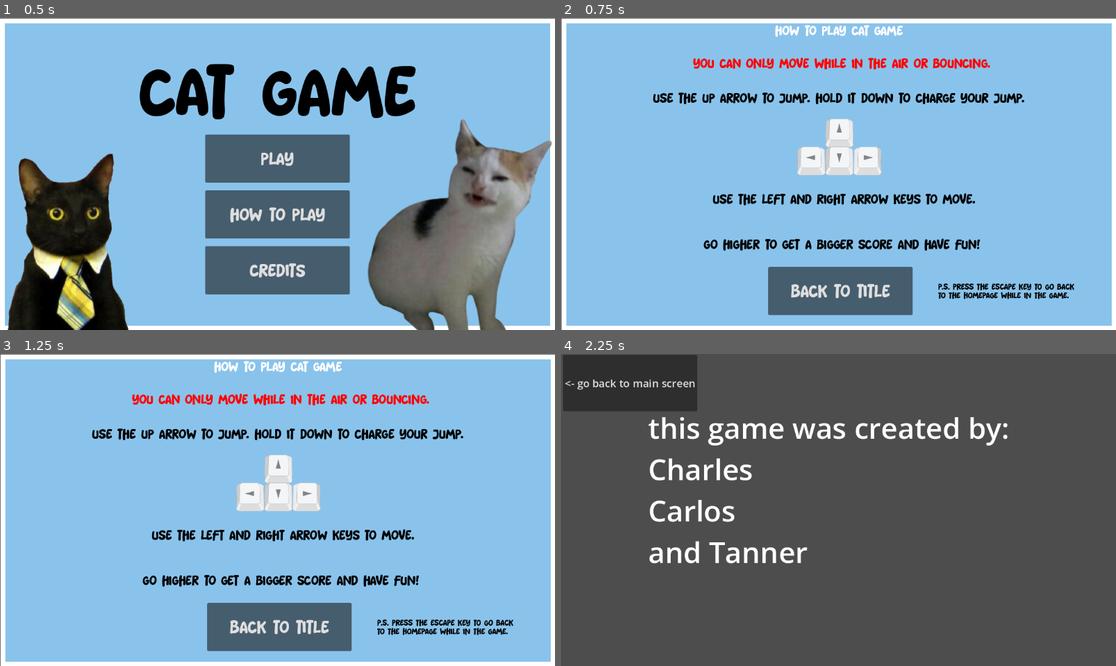
Above: before the commit, frames 1-4 (two rows, left to right).
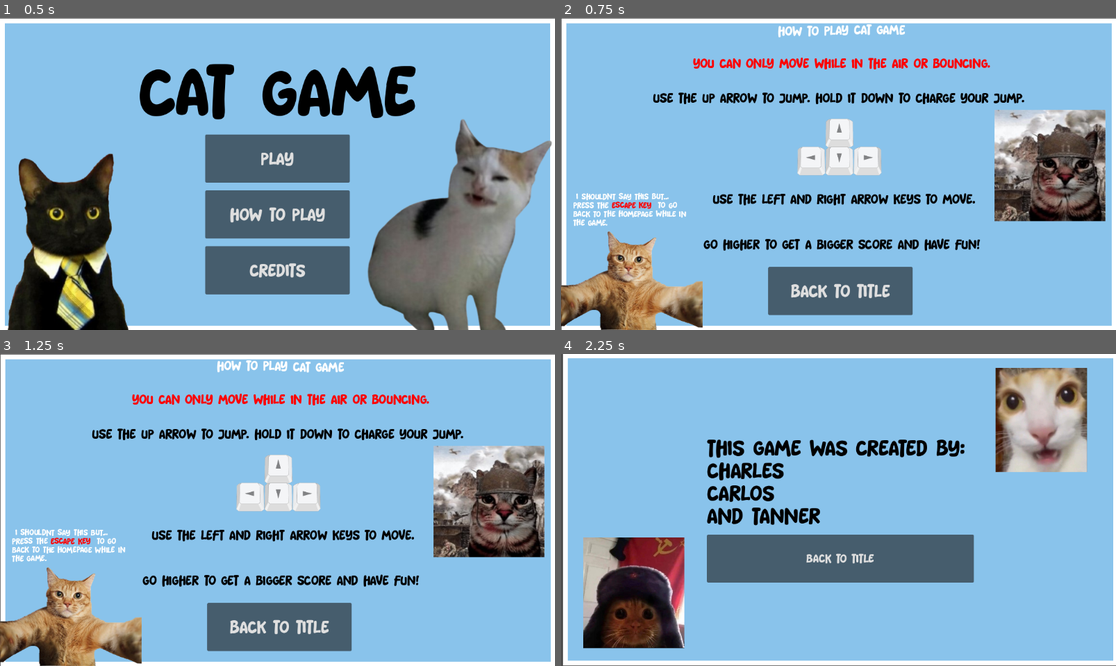
Above: after the commit, the same moments.

Repository: 5hr3kY/Kit-Fight
Game: Godot game, scene res://Scenes/title_screen.tscn
Same seed, same stepped clock (60 frames per second), same inputs: the game is played once before the commit and once after it.
Inputs:
- Up to frame 1 (0.5 s): no input
- Up to frame 2 (0.75 s): click "How to Play" at 0.5 s
- Up to frame 3 (1.25 s): no input
- Up to frame 4 (2.25 s): click "Back to Title" at 1.25 s; click "Credits" at 2 s

Frame 1 is identical in both runs. In frame 2, 14% of the frame differs, in the area x 0-99%, y 2-100%; in frame 3, 14%; in frame 4, 99%, in the area x 0-100%, y 0-100%.

Commit message:
Last minute stuff (looks)

Diff:
--- a/kit-fight/Scenes/credits.tscn
+++ b/kit-fight/Scenes/credits.tscn
@@ -1,6 +1,9 @@
 [gd_scene format=3 uid="uid://3psbcfxmendn"]
 
+[ext_resource type="Theme" uid="uid://cgtnpiy2qa11x" path="res://UI stuff/theme.tres" id="1_gryuy"]
 [ext_resource type="Script" uid="uid://bi5k2e82bsb33" path="res://Scenes/button.gd" id="1_r18jl"]
+[ext_resource type="Texture2D" uid="uid://yx1qrnicvurd" path="res://Assets/cat in russia.jpg" id="3_ccovl"]
+[ext_resource type="Texture2D" uid="uid://b6g26j2prf6bp" path="res://Assets/suprised cat.jpg" id="4_1bamb"]
 
 [node name="Credits" type="Control" unique_id=1098141035]
 layout_mode = 3
@@ -14,29 +17,52 @@
 grow_vertical = 2
 pivot_offset = Vector2(575, 291)
 
-[node name="Label" type="Label" parent="." unique_id=437009308]
+[node name="PanelContainer" type="PanelContainer" parent="." unique_id=1969357955]
 layout_mode = 1
 anchors_preset = -1
-anchor_right = 0.94000006
-anchor_bottom = 0.20700002
-offset_left = 611.0
-offset_top = 324.0
-offset_right = 294.11987
-offset_bottom = 530.864
-theme_override_font_sizes/font_size = 60
-text = "this game was created by:
+anchor_left = 0.377
+anchor_top = 0.32700002
+anchor_right = 1.3770001
+anchor_bottom = 1.327
+offset_left = -0.3040161
+offset_top = 0.10398865
+offset_right = -0.30407715
+offset_bottom = 0.104003906
+grow_horizontal = 2
+grow_vertical = 2
+theme = ExtResource("1_gryuy")
+
+[node name="VBoxContainer" type="VBoxContainer" parent="PanelContainer" unique_id=532687788]
+layout_mode = 2
+size_flags_horizontal = 4
+size_flags_vertical = 4
+
+[node name="Label" type="RichTextLabel" parent="PanelContainer/VBoxContainer" unique_id=80991148]
+layout_mode = 2
+theme_override_font_sizes/normal_font_size = 40
+text = "This game was created by:
 Charles
 Carlos
 and Tanner"
+fit_content = true
+autowrap_mode = 0
 
-[node name="Button" type="Button" parent="Label" unique_id=420178939]
-layout_mode = 0
-offset_left = -177.0
-offset_top = -109.0
-offset_right = 102.0
-offset_bottom = 8.0
+[node name="Button" type="Button" parent="PanelContainer/VBoxContainer" unique_id=420178939]
+custom_minimum_size = Vector2(300, 100)
+layout_mode = 2
+theme = ExtResource("1_gryuy")
 theme_override_font_sizes/font_size = 22
-text = "<- go back to main screen"
+text = "Back to Title"
 script = ExtResource("1_r18jl")
 
-[connection signal="pressed" from="Label/Button" to="Label/Button" method="_on_pressed"]
+[node name="CatInRussia" type="Sprite2D" parent="PanelContainer/VBoxContainer" unique_id=587823825]
+position = Vector2(-152, 325)
+scale = Vector2(0.3, 0.3)
+texture = ExtResource("3_ccovl")
+
+[node name="SuprisedCat" type="Sprite2D" parent="PanelContainer/VBoxContainer" unique_id=527449478]
+position = Vector2(694, -33.999996)
+scale = Vector2(0.2, 0.2)
+texture = ExtResource("4_1bamb")
+
+[connection signal="pressed" from="PanelContainer/VBoxContainer/Button" to="PanelContainer/VBoxContainer/Button" method="_on_pressed"]
--- a/kit-fight/Scenes/how_to_play.tscn
+++ b/kit-fight/Scenes/how_to_play.tscn
@@ -3,7 +3,9 @@
 [ext_resource type="FontFile" uid="uid://b1sywxaa5e0gf" path="res://UI stuff/Matcha Style.ttf" id="1_dlnx3"]
 [ext_resource type="Texture2D" uid="uid://7ci7ldikaw00" path="res://Assets/arrow_key-removebg-preview.png" id="1_hl01w"]
 [ext_resource type="Script" uid="uid://bi5k2e82bsb33" path="res://Scenes/button.gd" id="1_wpr6w"]
+[ext_resource type="Texture2D" uid="uid://c61cimv8irmbt" path="res://Assets/cat_screenie-removebg-preview.png" id="2_7d32w"]
 [ext_resource type="Theme" uid="uid://cgtnpiy2qa11x" path="res://UI stuff/theme.tres" id="2_lonyb"]
+[ext_resource type="Texture2D" uid="uid://dd53aemj8x5de" path="res://Assets/War-Cat.jpg" id="5_i0xi1"]
 
 [sub_resource type="Theme" id="Theme_dlnx3"]
 default_font = ExtResource("1_dlnx3")
@@ -49,10 +51,16 @@
 layout_mode = 2
 size_flags_horizontal = 4
 size_flags_vertical = 4
-text = "How to Play Cat Game
+bbcode_enabled = true
+text = "[wave] How to Play Cat Game
 "
 fit_content = true
 autowrap_mode = 0
+
+[node name="CatScreenieRemovebgPreview" type="Sprite2D" parent="PanelContainer/VBoxContainer" unique_id=888361486]
+position = Vector2(-295, 487)
+scale = Vector2(0.6, 0.6)
+texture = ExtResource("2_7d32w")
 
 [node name="VBoxContainer2" type="VBoxContainer" parent="PanelContainer" unique_id=1292855974]
 layout_mode = 2
@@ -130,18 +138,27 @@
 anchor_top = 1.0
 anchor_right = 1.0
 anchor_bottom = 1.0
-offset_left = -369.0
-offset_top = -99.0
-offset_right = 188.0
-offset_bottom = -41.0
+offset_left = -1127.0
+offset_top = -272.0
+offset_right = -570.0
+offset_bottom = -214.0
 grow_horizontal = 0
 grow_vertical = 0
 theme = ExtResource("2_lonyb")
+theme_override_colors/default_color = Color(1, 1, 1, 1)
 theme_override_font_sizes/normal_font_size = 15
-text = "P.S. Press the escape key to go back
-to the homepage while in the game."
+bbcode_enabled = true
+text = "[shake] I shouldnt say this but...
+Press the [color=red]escape key [/color] to go
+back to the homepage while in
+the game. [/shake]"
 fit_content = true
 autowrap_mode = 0
+
+[node name="WarCat" type="Sprite2D" parent="PanelContainer/VBoxContainer2/CanvasLayer" unique_id=1351152745]
+position = Vector2(1014.9999, 307)
+scale = Vector2(0.9257028, 0.924)
+texture = ExtResource("5_i0xi1")
 
 [node name="ArrowKeyRemovebgPreview" type="Sprite2D" parent="." unique_id=296156545]
 position = Vector2(578, 268)
--- a/kit-fight/Scenes/main.tscn
+++ b/kit-fight/Scenes/main.tscn
@@ -100,4 +100,5 @@
 offset_right = 1097.0
 offset_bottom = 54.0
 theme_override_fonts/normal_font = ExtResource("8_344ge")
+bbcode_enabled = true
 text = "SCORE: "
Binary file added: kit-fight/Assets/War-Cat.jpg
Not shown, added: kit-fight/Assets/War-Cat.jpg.import
Binary file added: kit-fight/Assets/cat circle.gif
Binary file added: kit-fight/Assets/cat evil.gif
Binary file added: kit-fight/Assets/cat in russia.jpg
Not shown, added: kit-fight/Assets/cat in russia.jpg.import
Binary file added: kit-fight/Assets/cat_screenie-removebg-preview.png
Not shown, added: kit-fight/Assets/cat_screenie-removebg-preview.png.import
Binary file added: kit-fight/Assets/suprised cat.jpg
Not shown, added: kit-fight/Assets/suprised cat.jpg.import
